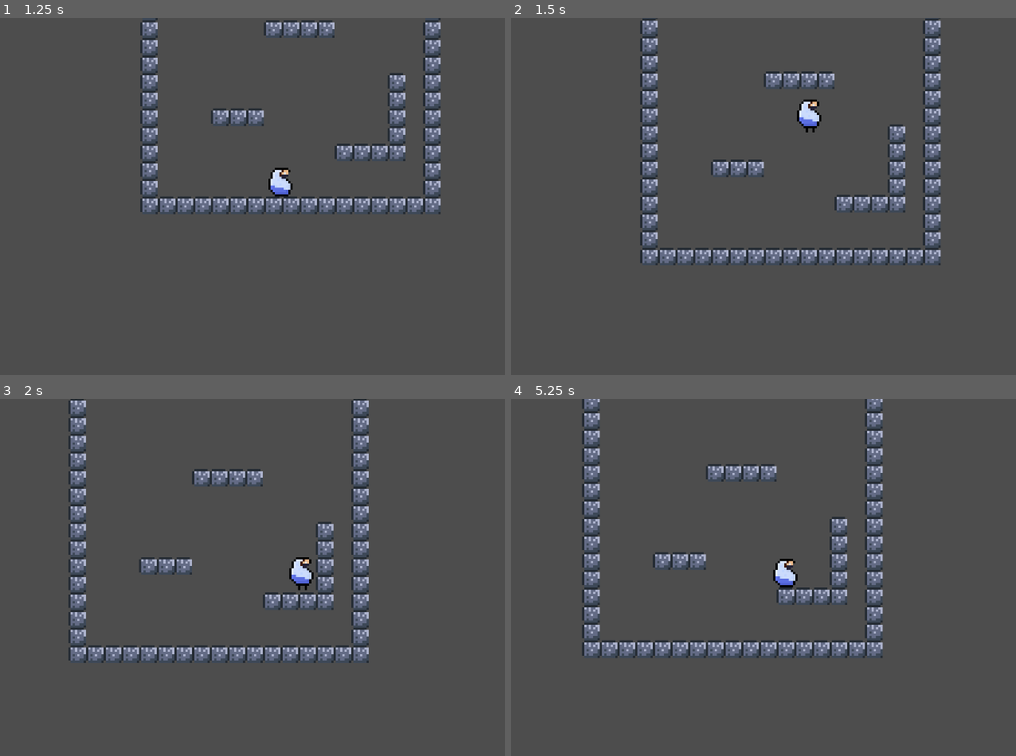
Above: before the commit, frames 1-4 (two rows, left to right).
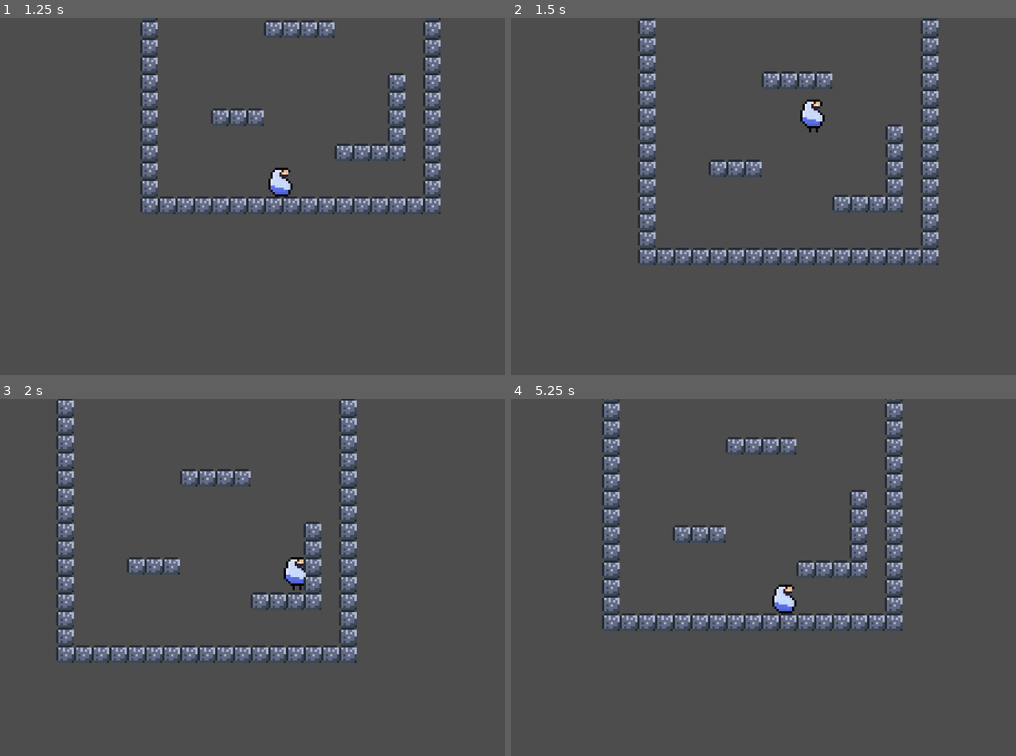
Above: after the commit, the same moments.

Repository: absmaa21/Icy_Jumper
Game: Godot game, scene res://scenes/prototype_world.tscn
Same seed, same stepped clock (60 frames per second), same inputs: the game is played once before the commit and once after it.
Inputs:
- Up to frame 1 (1.25 s): hold D (right) from 0.53 s (still down); hold Space (jump) from 0.53 s (still down)
- Up to frame 2 (1.5 s): keep holding D (right); tap Enter at 1.25 s; release Space (jump) at 1.28 s; tap Space (jump) at 1.35 s
- Up to frame 3 (2 s): keep holding D (right); tap Space (jump) at 1.52, 1.82 s
- Up to frame 4 (5.25 s): release D (right) at 2.03 s; hold A (left) 2.03-2.78 s; hold Space (jump) 2.03-2.78 s; hold D (right) 2.78-4.28 s; tap Space (jump) at 2.85, 3.02, 3.32, 4.35, 4.52, 4.82 s; hold Space (jump) 3.53-4.28 s; hold A (left) 4.28-5.03 s; hold D (right) from 5.03 s (still down); hold Space (jump) from 5.03 s (still down)

Frame 1 is identical in both runs. In frame 2, 5.8% of the frame differs, in the area x 25-86%, y 0-70%; in frame 3, 10%; in frame 4, 15%, in the area x 14-78%, y 0-73%.

Commit message:
Export player properties

Diff:
--- a/scripts/player.gd
+++ b/scripts/player.gd
@@ -1,8 +1,9 @@
 extends CharacterBody2D
 
-
-const SPEED = 70.0
-const JUMP_VELOCITY = -500.0
+@export var speed: float = 70.0
+@export var jump_velocity: float = -500.0
+@export var mid_air_direction_movment: float = 0.3
+@export var jump_direction_movement: float = 1.2
 
 # Get the gravity from the project settings to be synced with RigidBody nodes.
 var gravity = ProjectSettings.get_setting("physics/2d/default_gravity")
@@ -28,7 +29,7 @@
 		is_jump_loading = false
 		print(deltaTimeSinceStart)
 		var jump_power = clamp(deltaTimeSinceStart, 0.1, 0.7)
-		velocity.y = JUMP_VELOCITY * jump_power
+		velocity.y = jump_velocity * jump_power
 		deltaTimeSinceStart = 0
 
 	# Handle air movement
@@ -44,9 +45,9 @@
 	elif not is_jump_loading and not is_on_floor():
 		if direction:
 			if changedDirectionInAir:
-				velocity.x = direction * 0.3 * SPEED
+				velocity.x = direction * mid_air_direction_movment * speed
 			else:
-				velocity.x = direction * SPEED
+				velocity.x = direction * jump_direction_movement * speed
 	else:
 		resetMoveVelocity()
 
